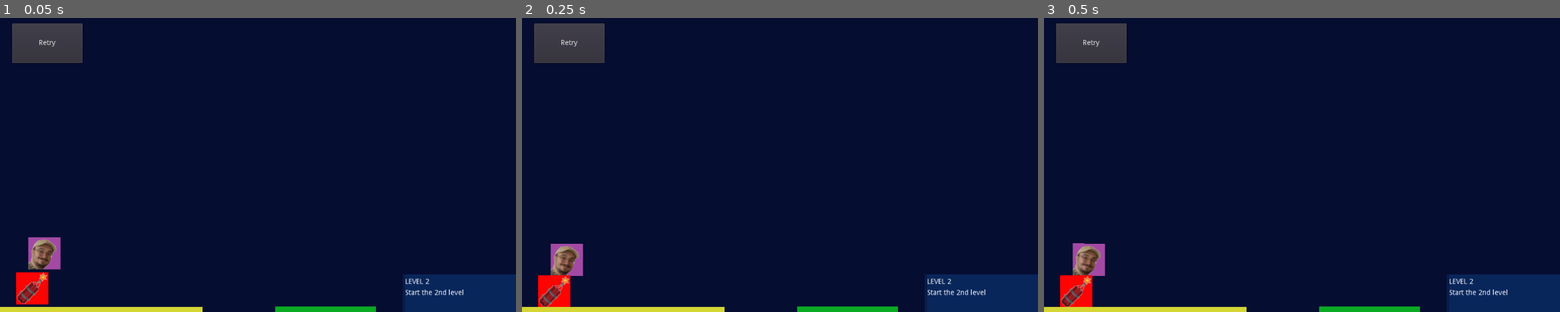
Above: before the commit, frames 1-3 (left to right).
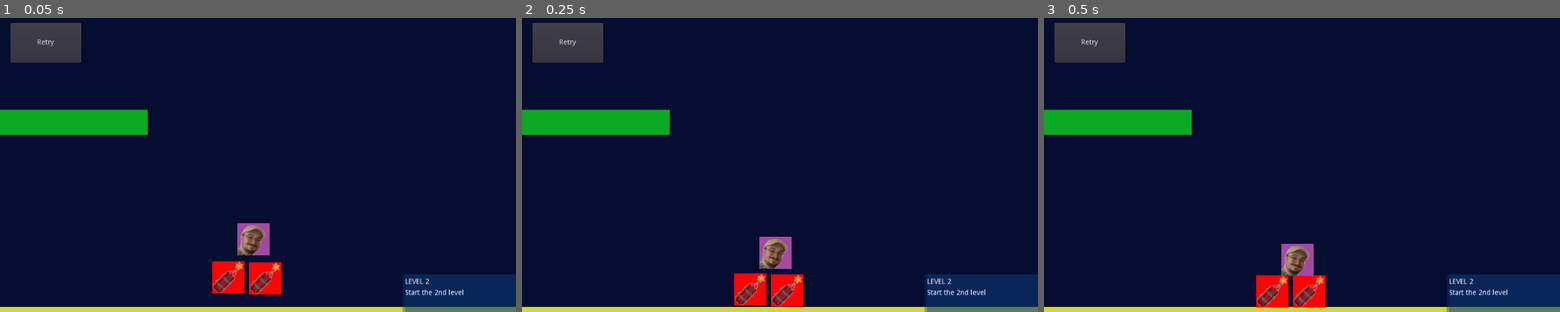
Above: after the commit, the same moments.

Repository: ImpeccableN/nup
Game: Godot game, scene res://Level/Level2.tscn
Same seed, same stepped clock (60 frames per second), same inputs: the game is played once before the commit and once after it. The project has no main scene, so this scene is started directly.
Inputs:
- Up to frame 1 (0.05 s): no input
- Up to frame 2 (0.25 s): no input
- Up to frame 3 (0.5 s): no input

The runs differ from the first frame. In frame 1, 7.3% of the frame differs, in the area x 0-100%, y 1-100%; in frame 2, 7.2%; in frame 3, 7.2%.

Commit message:
added win menu and level3

Diff:
--- /dev/null
+++ b/Zup/Level/Level1.tscn
@@ -0,0 +1,39 @@
+[gd_scene load_steps=8 format=2]
+
+[ext_resource path="res://Scenes/WinMenu.tscn" type="PackedScene" id=1]
+[ext_resource path="res://Scenes/Target.tscn" type="PackedScene" id=2]
+[ext_resource path="res://Scenes/Ground.tscn" type="PackedScene" id=3]
+[ext_resource path="res://Scenes/Bricks/Explo.tscn" type="PackedScene" id=4]
+[ext_resource path="res://Scenes/RetryButton.tscn" type="PackedScene" id=5]
+[ext_resource path="res://Scenes/Bricks/Mainy.tscn" type="PackedScene" id=6]
+[ext_resource path="res://Scenes/Background.gd" type="Script" id=7]
+
+[node name="Level1" type="ColorRect"]
+margin_right = 1024.0
+margin_bottom = 600.0
+mouse_filter = 2
+color = Color( 0.0196078, 0.0509804, 0.188235, 1 )
+script = ExtResource( 7 )
+level_name = 1
+
+[node name="RetryButton" parent="." instance=ExtResource( 5 )]
+margin_left = 24.0
+margin_top = 25.0
+margin_right = 164.0
+margin_bottom = 104.0
+
+[node name="Mainy" parent="." instance=ExtResource( 6 )]
+position = Vector2( 88, 482 )
+
+[node name="Explo" parent="." instance=ExtResource( 4 )]
+position = Vector2( 64, 552 )
+
+[node name="Ground" parent="." instance=ExtResource( 3 )]
+position = Vector2( 194, 601 )
+scale = Vector2( 0.4, 1 )
+
+[node name="Target" parent="." instance=ExtResource( 2 )]
+position = Vector2( 646, 599 )
+scale = Vector2( 2, 0.2 )
+
+[node name="WinMenu" parent="." instance=ExtResource( 1 )]
--- a/Zup/Level/Level2.tscn
+++ b/Zup/Level/Level2.tscn
@@ -6,6 +6,7 @@
 [ext_resource path="res://Scenes/Bricks/Explo.tscn" type="PackedScene" id=4]
 [ext_resource path="res://Scenes/Ground.tscn" type="PackedScene" id=5]
 [ext_resource path="res://Scenes/Target.tscn" type="PackedScene" id=6]
+[ext_resource path="res://Scenes/WinMenu.tscn" type="PackedScene" id=7]
 
 [node name="Level2" type="ColorRect"]
 margin_right = 1024.0
@@ -13,24 +14,30 @@
 mouse_filter = 2
 color = Color( 0.0196078, 0.0509804, 0.188235, 1 )
 script = ExtResource( 1 )
-level_name = "2"
+level_name = 2
 
 [node name="RetryButton" parent="." instance=ExtResource( 2 )]
-margin_left = 24.0
-margin_top = 25.0
-margin_right = 164.0
-margin_bottom = 104.0
+margin_left = 21.0
+margin_top = 24.0
+margin_right = 161.0
+margin_bottom = 103.0
+
+[node name="Ground" parent="." instance=ExtResource( 5 )]
+
+[node name="Explo" parent="." instance=ExtResource( 4 )]
+position = Vector2( 453, 530 )
+
+[node name="Explo2" parent="." instance=ExtResource( 4 )]
+position = Vector2( 526, 532 )
 
 [node name="Mainy" parent="." instance=ExtResource( 3 )]
-position = Vector2( 88, 482 )
-
-[node name="Explo" parent="." instance=ExtResource( 4 )]
-position = Vector2( 64, 552 )
-
-[node name="Ground" parent="." instance=ExtResource( 5 )]
-position = Vector2( 194, 601 )
-scale = Vector2( 0.4, 1 )
+position = Vector2( 503, 454 )
+contact_monitor = true
 
 [node name="Target" parent="." instance=ExtResource( 6 )]
-position = Vector2( 646, 599 )
-scale = Vector2( 2, 0.2 )
+position = Vector2( 143, 222 )
+scale = Vector2( 3, 0.5 )
+
+[node name="WinMenu" parent="." instance=ExtResource( 7 )]
+
+[connection signal="body_entered" from="Mainy" to="Mainy" method="_on_Mainy_body_entered"]
--- /dev/null
+++ b/Zup/Level/Level3.tscn
@@ -0,0 +1,68 @@
+[gd_scene load_steps=9 format=2]
+
+[ext_resource path="res://Scenes/Background.gd" type="Script" id=1]
+[ext_resource path="res://Scenes/RetryButton.tscn" type="PackedScene" id=2]
+[ext_resource path="res://Scenes/Ground.tscn" type="PackedScene" id=3]
+[ext_resource path="res://Scenes/Bricks/Lame-O.tscn" type="PackedScene" id=4]
+[ext_resource path="res://Scenes/Bricks/Explo.tscn" type="PackedScene" id=5]
+[ext_resource path="res://Scenes/Bricks/Mainy.tscn" type="PackedScene" id=6]
+[ext_resource path="res://Scenes/WinMenu.tscn" type="PackedScene" id=7]
+[ext_resource path="res://Scenes/Target.tscn" type="PackedScene" id=8]
+
+[node name="Level3" type="ColorRect"]
+margin_right = 1024.0
+margin_bottom = 600.0
+mouse_filter = 2
+color = Color( 0.0196078, 0.0509804, 0.188235, 1 )
+script = ExtResource( 1 )
+level_name = 3
+
+[node name="RetryButton" parent="." instance=ExtResource( 2 )]
+margin_left = 25.0
+margin_top = 23.0
+margin_right = 165.0
+margin_bottom = 102.0
+
+[node name="Ground" parent="." instance=ExtResource( 3 )]
+position = Vector2( 825, 271 )
+scale = Vector2( 0.3, 1 )
+
+[node name="Lame-O" parent="." instance=ExtResource( 4 )]
+position = Vector2( 764, 223 )
+
+[node name="Lame-O2" parent="." instance=ExtResource( 4 )]
+position = Vector2( 767, 147 )
+
+[node name="Lame-O3" parent="." instance=ExtResource( 4 )]
+position = Vector2( 848, 141 )
+
+[node name="Mainy" parent="." instance=ExtResource( 6 )]
+position = Vector2( 861, 218 )
+
+[node name="Explo" parent="." instance=ExtResource( 5 )]
+position = Vector2( 937, 149 )
+
+[node name="Explo2" parent="." instance=ExtResource( 5 )]
+position = Vector2( 938, 222 )
+
+[node name="WinMenu" parent="." instance=ExtResource( 7 )]
+
+[node name="Ground2" parent="." instance=ExtResource( 3 )]
+position = Vector2( 159, 506 )
+scale = Vector2( 0.3, 1 )
+
+[node name="Lame-O4" parent="." instance=ExtResource( 4 )]
+position = Vector2( 49, 457 )
+
+[node name="Lame-O5" parent="." instance=ExtResource( 4 )]
+position = Vector2( 50, 379 )
+
+[node name="Lame-O6" parent="." instance=ExtResource( 4 )]
+position = Vector2( 53, 302 )
+
+[node name="Explo3" parent="." instance=ExtResource( 5 )]
+position = Vector2( 130, 454 )
+
+[node name="Target" parent="." instance=ExtResource( 8 )]
+position = Vector2( 722, 574 )
+scale = Vector2( 3, 0.2 )
--- a/Zup/Scenes/Background.gd
+++ b/Zup/Scenes/Background.gd
@@ -1,16 +1,19 @@
 extends ColorRect
 
-export var level_name : String
+export var level_name : int
+onready var win_menu = get_tree().get_nodes_in_group("win_menu")[0]
 
 
 
 # Called when the node enters the scene tree for the first time.
 func _ready():
+	AchievementManager.current_achievement_array.clear()
 	add_to_group("level")
 	var nick_node = get_tree().get_nodes_in_group("nick")[0]
 	nick_node.connect("lvl_win", self, "level_won")
-	AchievementManager.initiate_achievement("start" + level_name)
+	AchievementManager.initiate_achievement("start" + str(level_name))
 
 
 func level_won():
-	print("you won")
+	win_menu.pop_up(level_name)
+	AchievementManager.initiate_achievement("done" + str(level_name))
--- a/Zup/Scenes/Background.tscn
+++ /dev/null
@@ -1,53 +0,0 @@
-[gd_scene load_steps=8 format=2]
-
-[ext_resource path="res://Scenes/Bricks/Explo.tscn" type="PackedScene" id=1]
-[ext_resource path="res://Scenes/Bricks/Mainy.tscn" type="PackedScene" id=2]
-[ext_resource path="res://Scenes/Background.gd" type="Script" id=3]
-[ext_resource path="res://Scenes/Bricks/Lame-O.tscn" type="PackedScene" id=4]
-[ext_resource path="res://Scenes/Target.tscn" type="PackedScene" id=5]
-[ext_resource path="res://Scenes/Ground.tscn" type="PackedScene" id=6]
-[ext_resource path="res://Scenes/RetryButton.tscn" type="PackedScene" id=7]
-
-[node name="Level1" type="ColorRect"]
-margin_right = 1024.0
-margin_bottom = 600.0
-mouse_filter = 2
-color = Color( 0.0196078, 0.0509804, 0.188235, 1 )
-script = ExtResource( 3 )
-level_name = "1"
-
-[node name="RetryButton" parent="." instance=ExtResource( 7 )]
-margin_left = 21.0
-margin_top = 24.0
-margin_right = 201.0
-margin_bottom = 120.0
-
-[node name="Ground" parent="." instance=ExtResource( 6 )]
-
-[node name="Explo" parent="." instance=ExtResource( 1 )]
-position = Vector2( 453, 530 )
-
-[node name="Explo2" parent="." instance=ExtResource( 1 )]
-position = Vector2( 557, 533 )
-
-[node name="Mainy" parent="." instance=ExtResource( 2 )]
-position = Vector2( 563, 355 )
-contact_monitor = true
-
-[node name="Target" parent="." instance=ExtResource( 5 )]
-position = Vector2( 844, 278 )
-scale = Vector2( 3, 0.5 )
-
-[node name="Lame-O" parent="." instance=ExtResource( 4 )]
-position = Vector2( 559, 451 )
-
-[node name="Lame-O2" parent="." instance=ExtResource( 4 )]
-position = Vector2( 648, 352 )
-
-[node name="Lame-O3" parent="." instance=ExtResource( 4 )]
-position = Vector2( 646, 537 )
-
-[node name="Lame-O4" parent="." instance=ExtResource( 4 )]
-position = Vector2( 648, 452 )
-
-[connection signal="body_entered" from="Mainy" to="Mainy" method="_on_Mainy_body_entered"]
--- /dev/null
+++ b/Zup/Scenes/WinMenu.gd
@@ -0,0 +1,12 @@
+extends Panel
+
+var nxt_lvl_num
+
+
+func pop_up(level_num):
+	set_visible(true)
+	nxt_lvl_num = str(level_num + 1)
+
+
+func _on_NextLvlButton_pressed():
+	get_tree().change_scene("res://Level/Level" + nxt_lvl_num + ".tscn")
--- /dev/null
+++ b/Zup/Scenes/WinMenu.tscn
@@ -0,0 +1,55 @@
+[gd_scene load_steps=7 format=2]
+
+[ext_resource path="res://Assets/Fonts/blackout_oldskull/BlackoutOldskull.ttf" type="DynamicFontData" id=1]
+[ext_resource path="res://Scenes/WinMenu.gd" type="Script" id=2]
+
+[sub_resource type="DynamicFont" id=1]
+size = 39
+font_data = ExtResource( 1 )
+
+[sub_resource type="Theme" id=2]
+Label/fonts/font = SubResource( 1 )
+
+[sub_resource type="DynamicFont" id=3]
+font_data = ExtResource( 1 )
+
+[sub_resource type="Theme" id=4]
+Button/fonts/font = SubResource( 3 )
+
+[node name="WinMenu" type="Panel" groups=["win_menu"]]
+visible = false
+anchor_left = 0.5
+anchor_top = 0.5
+anchor_right = 0.5
+anchor_bottom = 0.5
+margin_left = -250.0
+margin_top = -150.0
+margin_right = 250.0
+margin_bottom = 150.0
+script = ExtResource( 2 )
+
+[node name="Label" type="Label" parent="."]
+anchor_left = 0.5
+anchor_right = 0.5
+margin_left = -100.0
+margin_top = 60.0
+margin_right = 100.0
+margin_bottom = 160.0
+theme = SubResource( 2 )
+text = "You did it!"
+align = 1
+valign = 1
+
+[node name="NextLvlButton" type="Button" parent="."]
+anchor_left = 0.5
+anchor_top = 0.5
+anchor_right = 0.5
+anchor_bottom = 0.5
+margin_left = -100.0
+margin_top = 40.0
+margin_right = 100.0
+margin_bottom = 83.0
+theme = SubResource( 4 )
+text = "Next Level"
+
+[connection signal="pressed" from="NextLvlButton" to="." method="_on_NextLvlButton_pressed"]
Not shown, added: Zup/Assets/Fonts/blackout_oldskull/Blackout Oldskull PERSONAL USE License Readme.txt
Binary file added: Zup/Assets/Fonts/blackout_oldskull/BlackoutOldskull.otf
Binary file added: Zup/Assets/Fonts/blackout_oldskull/BlackoutOldskull.ttf
Not shown: 1 places in Zup/Level/Level2.tscn that only renumber resources
